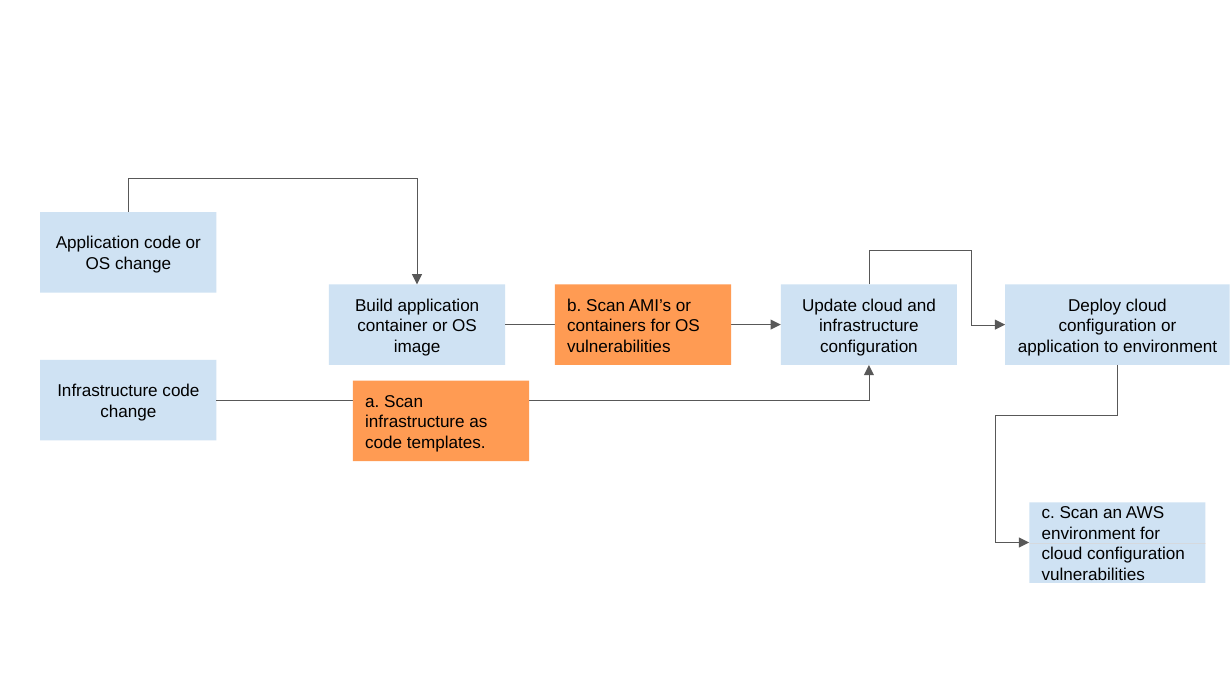
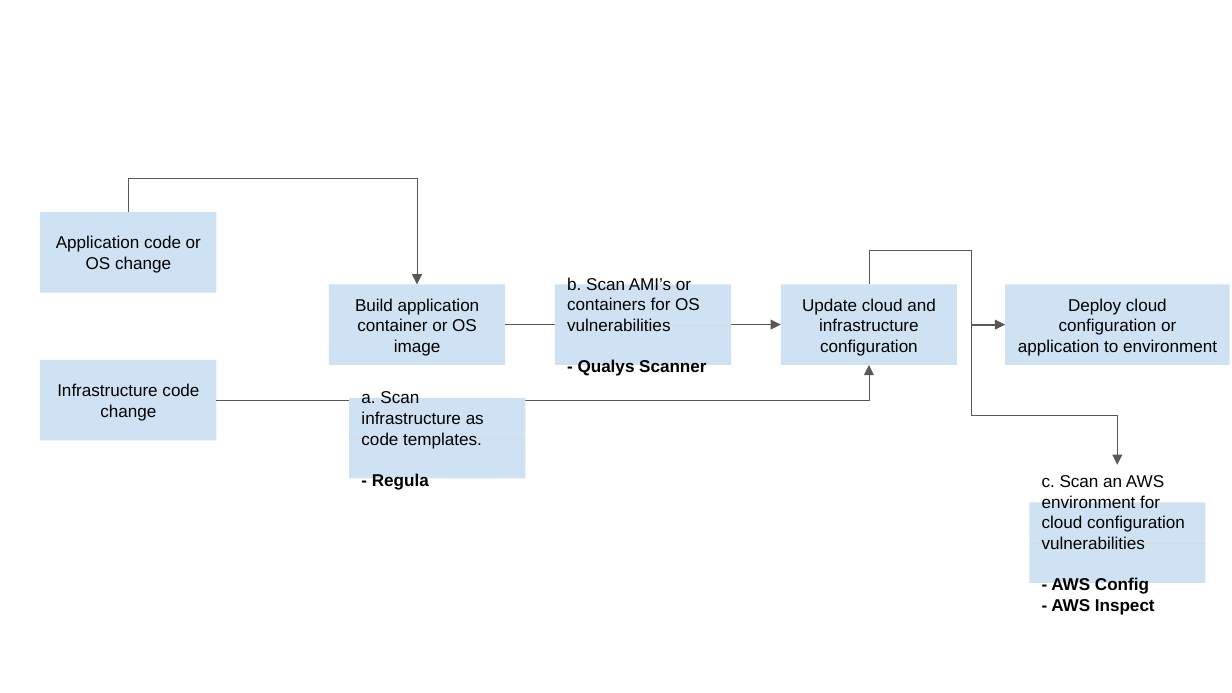
Before and after one commit to konopkov/nd063-c3-design-for-security-project-starter, a slide deck: slide 1 of starter/DevOpsPipeline.pptx. Drawn at 1232x693 pixels with LibreOffice and Linux fonts; fonts in the diff are those of the drawing. Boxes give left, top, right and bottom in pixels: in the first picture for what was removed or moved away, otherwise in the second. Text is boxed around its words. In the diff, an @@ line names an element or a change of style, - is before the commit and + after.

```diff
--- a/starter/DevOpsPipeline.pptx
+++ b/starter/DevOpsPipeline.pptx
@@ rectangle at (554,285,731,365): fill #FF9B53 to #CFE2F3 @@
@@ text in rectangle at (567,298,700,352): text removed @@
-b. Scan AMI’s or containers for OS vulnerabilities
@@ freeform shape added at (554,325,731,325), fill #FF9B53, 10 pt, text #000000 @@
+b. Scan AMI’s or containers for OS vulnerabilities
+- Qualys Scanner
@@ freeform shape: place and size @@
-freeform shape at (995,365,1117,542)
+freeform shape at (971,324,1117,464)
@@ rectangle removed at (352,381,529,461) @@
-a. Scan infrastructure as code templates.
@@ rectangle added at (349,398,525,478), fill #CFE2F3 @@
@@ freeform shape added at (349,439,525,439), fill #FF9B53, 10 pt, text #000000 @@
+a. Scan infrastructure as code templates.
+- Regula
@@ text in freeform shape at (1051,577,1155,615): paragraphs added @@
+- AWS Config
+- AWS Inspect
```
Also in this commit, not shown: 5 other files.
